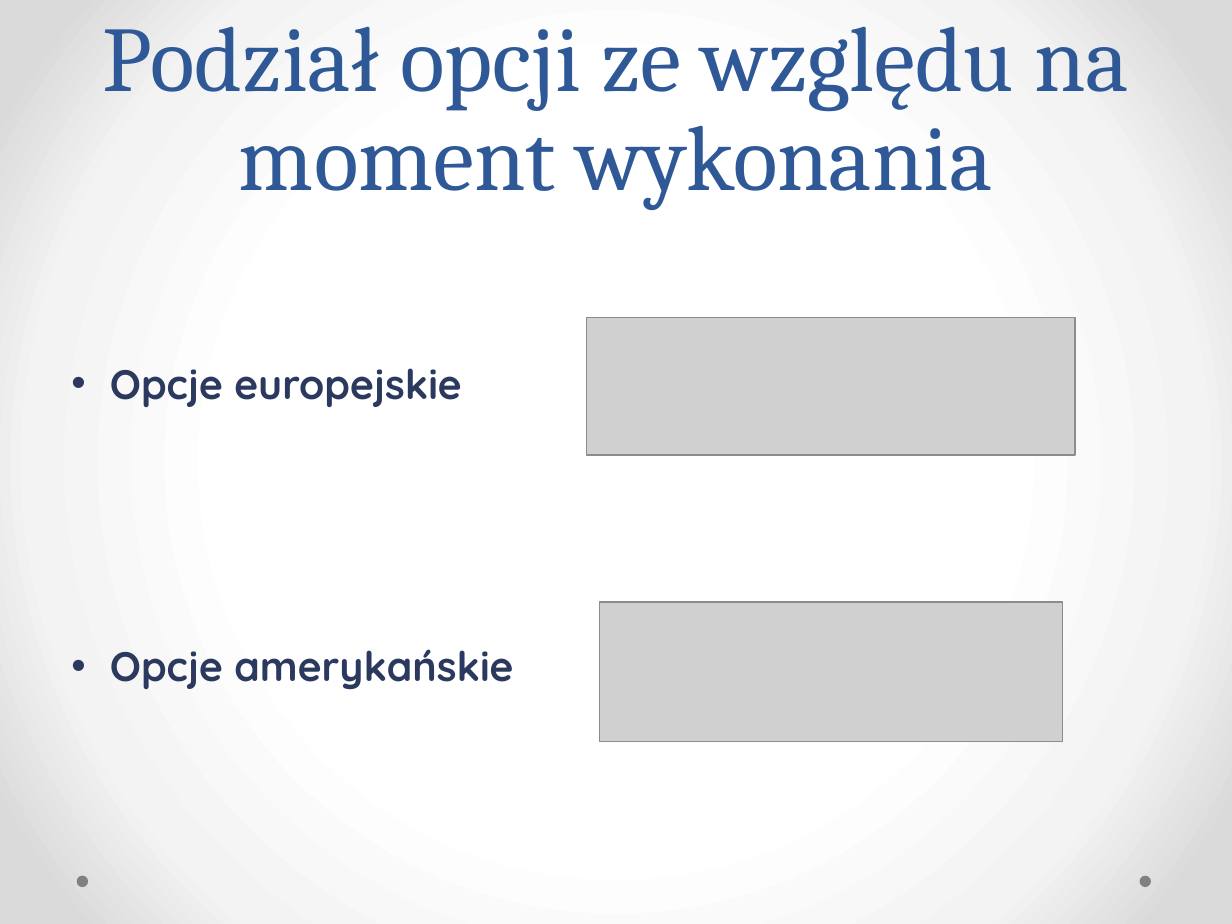
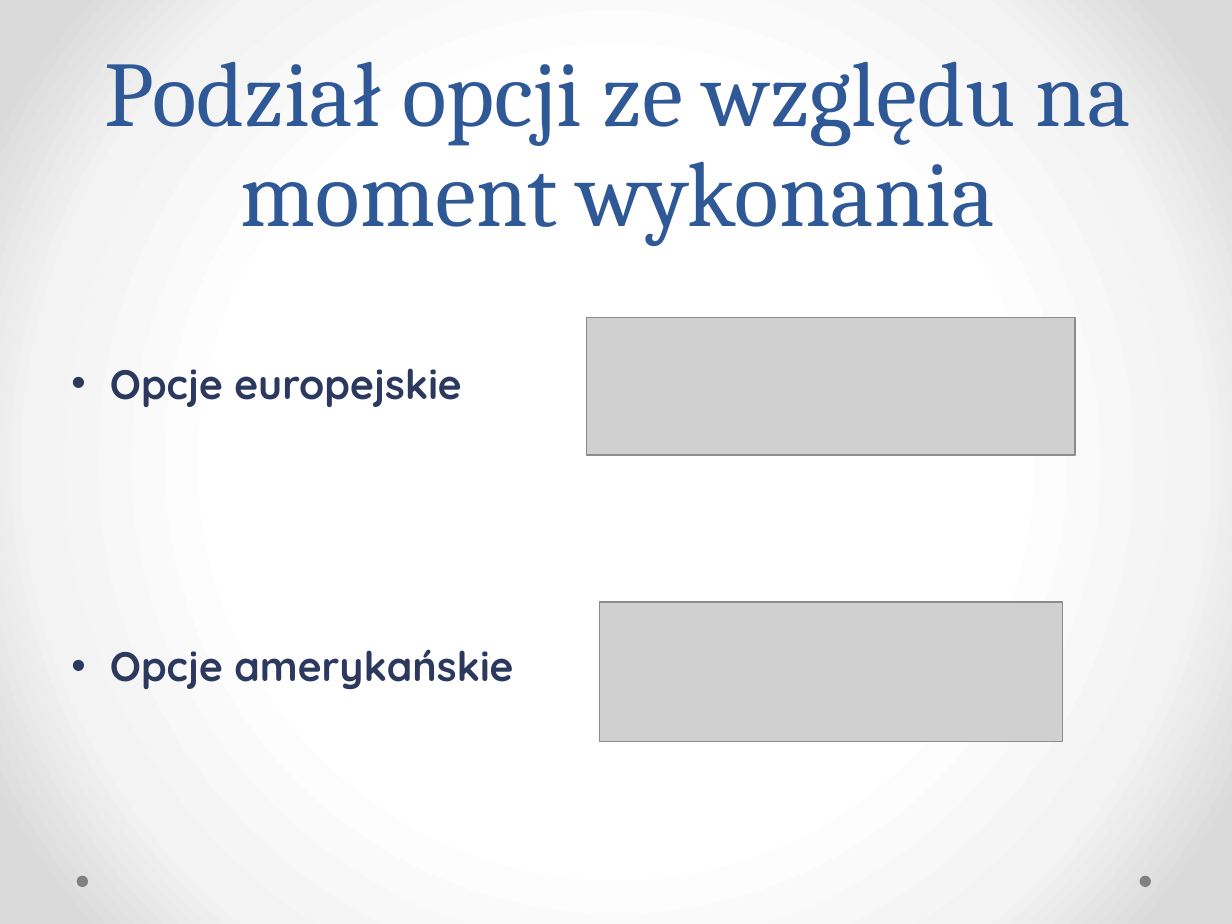
Before and after one commit to klaudia-tunska/Projekt, a slide deck: slide 3 of Prezentacja.pptx. Drawn at 1232x924 pixels with LibreOffice and Linux fonts; fonts in the diff are those of the drawing; grey boxes stand for pictures. Boxes give left, top, right and bottom in pixels: in the first picture for what was removed or moved away, otherwise in the second. Text is boxed around its words. In the diff, an @@ line names an element or a change of style, - is before the commit and + after.

```diff
--- a/Prezentacja.pptx
+++ b/Prezentacja.pptx
@@ title "Podział opcji ze względu na ...": place and size @@
-title "Podział opcji ze względu na ..." at [103, 26, 1129, 210]
+title "Podział opcji ze względu na ..." at [105, 61, 1131, 245]
```
Also in this commit, not shown: 4 other slides changed, 2 slides removed.
